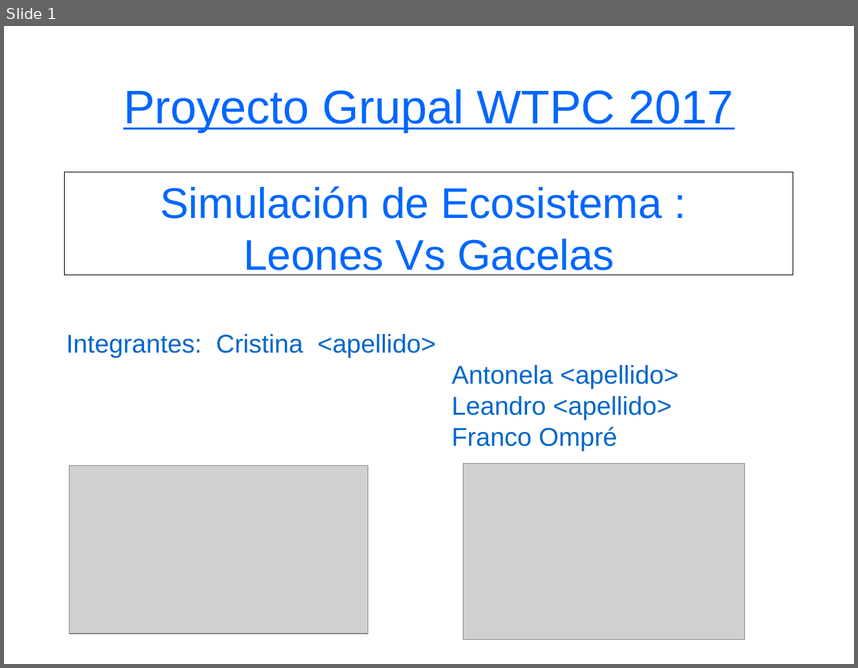
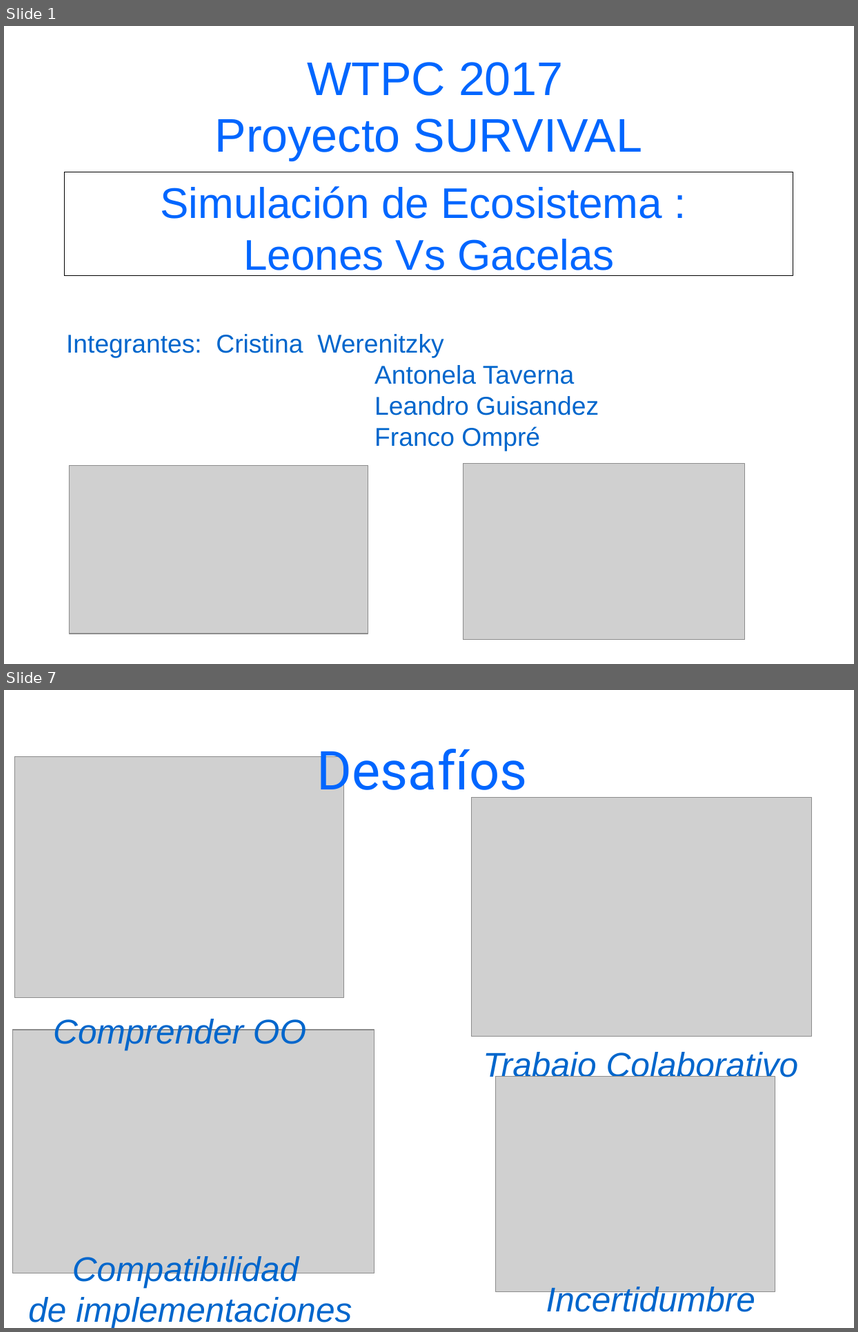
Before and after one commit to OmpreFranco/Proyecto-, a slide deck: presentacion_powerpoint.odp. Shown one above the other, each under a label of ours: slide 1 before the commit, slides 1 and 7 after it; the slides between them are not shown. The pictures are 858x668 and 858x1332 pixels, drawn with LibreOffice and Linux fonts; fonts in the diff are those of the drawing; grey boxes stand for pictures. Boxes give left, top, right and bottom in pixels: in the first picture for what was removed or moved away, otherwise in the second. Text is boxed around its words. In the diff, an @@ line names an element or a change of style, - is before the commit and + after.

```diff
--- a/presentacion_powerpoint.odp
+++ b/presentacion_powerpoint.odp
@@ slide 7 added at bbox=[4, 690, 854, 1328], background #FFFFFF @@
@@ title added at bbox=[317, 749, 528, 802], 50 pt, text #0066FF @@
+Desafíos
@@ picture added at bbox=[15, 757, 344, 998] @@
@@ picture added at bbox=[471, 797, 812, 1036] @@
@@ text added at bbox=[53, 1016, 306, 1050], 32 pt, text #0066CC, italic @@
+Comprender OO
@@ picture added at bbox=[12, 1029, 375, 1273] @@
@@ text added at bbox=[483, 1052, 799, 1083], 32 pt, text #0066CC, italic @@
+Trabajo Colaborativo
@@ picture added at bbox=[496, 1076, 775, 1292] @@
@@ text added at bbox=[28, 1256, 352, 1328], 32 pt, text #0066CC, italic @@
+Compatibilidad
+de implementaciones
@@ text added at bbox=[546, 1283, 756, 1312], 32 pt, text #0066CC, italic @@
+Incertidumbre
@@ slide 1 changed as well @@
@@ title at bbox=[215, 62, 642, 160]: text changed @@
-Proyecto Grupal WTPC 2017
+WTPC 2017
+Proyecto SURVIVAL
@@ text at bbox=[66, 334, 599, 415]: text changed @@
-Integrantes: Cristina <apellido>
-Antonela <apellido>
-Leandro <apellido>
+Integrantes: Cristina Werenitzky
+Antonela Taverna
+Leandro Guisandez
```
Also in this commit, not shown: 6 other slides added, 3 slides removed.
